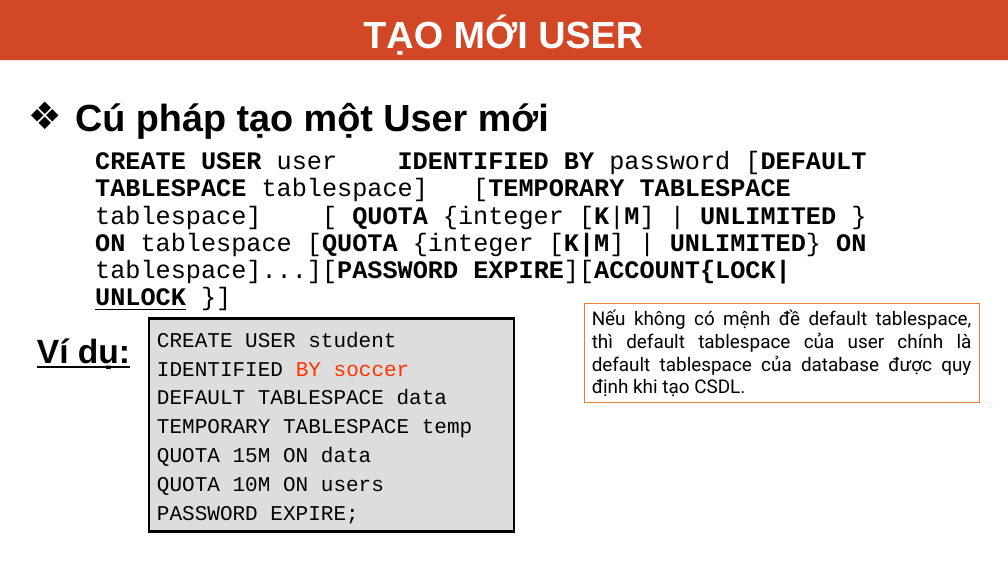
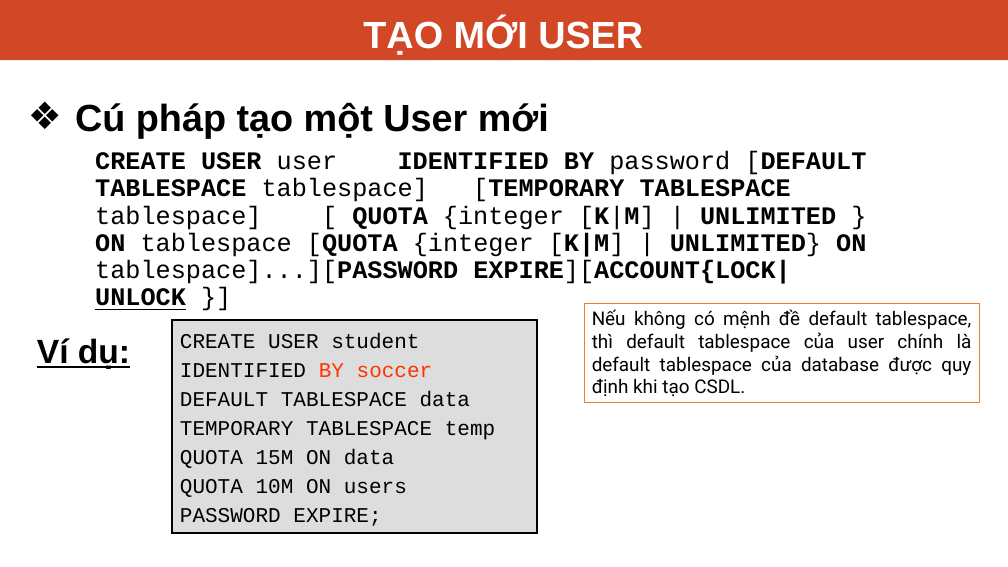
Before and after one commit to hoangnguyenhtng/OracleKi1Nam3, a slide deck: slide 6 of 9-Quản lý users.pptx. Drawn at 1008x567 pixels with LibreOffice and Linux fonts; fonts in the diff are those of the drawing. Boxes give left, top, right and bottom in pixels: in the first picture for what was removed or moved away, otherwise in the second. Text is boxed around its words. In the diff, an @@ line names an element or a change of style, - is before the commit and + after.

```diff
--- a/9-Quản lý users.pptx
+++ b/9-Quản lý users.pptx
@@ rectangle "CREATE USER student": place and size @@
-rectangle "CREATE USER student" at (150,318,515,532)
+rectangle "CREATE USER student" at (172,320,538,533)
```
Also in this commit, not shown: 1 slide added, 11 other files.
